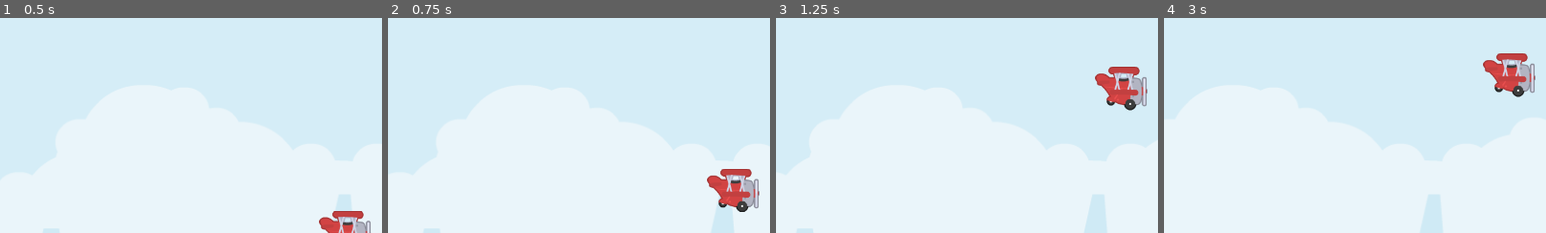
Above: before the commit, frames 1-4 (left to right).
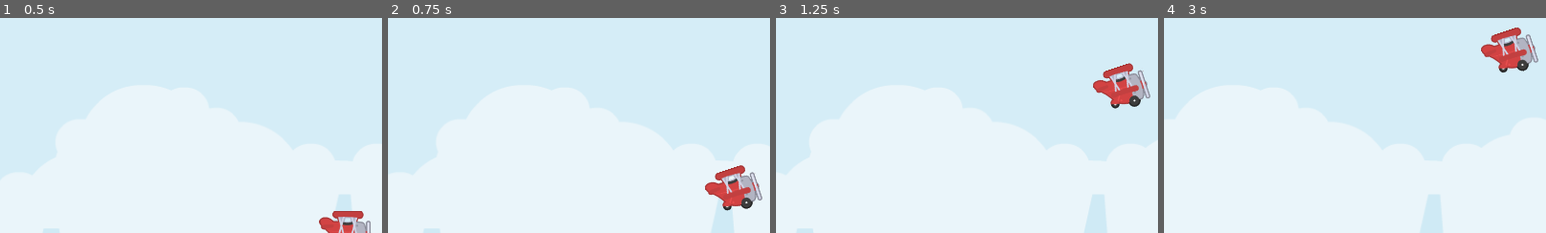
Above: after the commit, the same moments.

Repository: kjerosky/tappy-plane
Game: Godot game, scene res://scenes/game.tscn
Same seed, same stepped clock (60 frames per second), same inputs: the game is played once before the commit and once after it.
Inputs:
- Up to frame 1 (0.5 s): no input
- Up to frame 2 (0.75 s): tap Space (flap) at 0.6 s
- Up to frame 3 (1.25 s): tap Space (flap) at 0.77, 1.07 s
- Up to frame 4 (3 s): tap Space (flap) at 1.35, 1.52, 1.82, 2.1, 2.85 s
The pictures show only the part of the screen within x 5-55%, y 0-50%; the shares and areas given below are measured in that part.

Frame 1 is identical in both runs. In frame 2, 1.4% of the frame differs, in the area x 83-98%, y 68-91%; in frame 3, 1.4%; in frame 4, 3.1%, in the area x 83-98%, y 4-37%.

Commit message:
Add player rotation and fix parallax layers

Diff:
--- a/scenes/game.tscn
+++ b/scenes/game.tscn
@@ -31,117 +31,119 @@
 [node name="Game" type="Node2D" node_paths=PackedStringArray("parallax_background", "player")]
 script = ExtResource("1_6stcu")
 parallax_background = NodePath("ParallaxBackground")
-player = NodePath("ParallaxBackground/Main/Player")
+player = NodePath("ParallaxBackground/PlayerLayer/Player")
 
 [node name="ParallaxBackground" type="ParallaxBackground" parent="."]
 
-[node name="BackgroundScenery" type="ParallaxLayer" parent="ParallaxBackground"]
+[node name="BackgroundLayer" type="ParallaxLayer" parent="ParallaxBackground"]
 motion_scale = Vector2(0.333, 0.333)
 motion_mirroring = Vector2(1295, 2.08165e-12)
 
-[node name="DistantMountains" type="Sprite2D" parent="ParallaxBackground/BackgroundScenery"]
+[node name="DistantMountains" type="Sprite2D" parent="ParallaxBackground/BackgroundLayer"]
 position = Vector2(640, 344)
 scale = Vector2(1.62292, 1.62292)
 texture = ExtResource("1_ejyhv")
 
-[node name="Main" type="ParallaxLayer" parent="ParallaxBackground"]
+[node name="ObstacleLayer" type="ParallaxLayer" parent="ParallaxBackground"]
+
+[node name="PlayerLayer" type="ParallaxLayer" parent="ParallaxBackground"]
 motion_scale = Vector2(2.08165e-12, 2.08165e-12)
 
-[node name="Player" parent="ParallaxBackground/Main" instance=ExtResource("3_48fvs")]
+[node name="Player" parent="ParallaxBackground/PlayerLayer" instance=ExtResource("3_48fvs")]
 position = Vector2(640, 360)
 
-[node name="ForegroundScenery" type="ParallaxLayer" parent="ParallaxBackground"]
+[node name="ForegroundLayer" type="ParallaxLayer" parent="ParallaxBackground"]
 motion_mirroring = Vector2(1616, 2.08165e-12)
 
-[node name="Ground" type="Sprite2D" parent="ParallaxBackground/ForegroundScenery"]
+[node name="Ground" type="Sprite2D" parent="ParallaxBackground/ForegroundLayer"]
 position = Vector2(400, 687)
 texture = ExtResource("3_gw5ov")
 
-[node name="Area2D1" type="Area2D" parent="ParallaxBackground/ForegroundScenery/Ground"]
+[node name="Area2D1" type="Area2D" parent="ParallaxBackground/ForegroundLayer/Ground"]
 
-[node name="CollisionShape2D" type="CollisionShape2D" parent="ParallaxBackground/ForegroundScenery/Ground/Area2D1"]
+[node name="CollisionShape2D" type="CollisionShape2D" parent="ParallaxBackground/ForegroundLayer/Ground/Area2D1"]
 position = Vector2(0, 28.375)
 shape = SubResource("RectangleShape2D_leino")
 
-[node name="Area2D2" type="Area2D" parent="ParallaxBackground/ForegroundScenery/Ground"]
+[node name="Area2D2" type="Area2D" parent="ParallaxBackground/ForegroundLayer/Ground"]
 
-[node name="CollisionShape2D" type="CollisionShape2D" parent="ParallaxBackground/ForegroundScenery/Ground/Area2D2"]
+[node name="CollisionShape2D" type="CollisionShape2D" parent="ParallaxBackground/ForegroundLayer/Ground/Area2D2"]
 position = Vector2(-170.75, 13.75)
 shape = SubResource("RectangleShape2D_ofrkm")
 
-[node name="Area2D3" type="Area2D" parent="ParallaxBackground/ForegroundScenery/Ground"]
+[node name="Area2D3" type="Area2D" parent="ParallaxBackground/ForegroundLayer/Ground"]
 
-[node name="CollisionShape2D" type="CollisionShape2D" parent="ParallaxBackground/ForegroundScenery/Ground/Area2D3"]
+[node name="CollisionShape2D" type="CollisionShape2D" parent="ParallaxBackground/ForegroundLayer/Ground/Area2D3"]
 position = Vector2(298, 9.375)
 shape = SubResource("RectangleShape2D_440ui")
 
-[node name="Area2D4" type="Area2D" parent="ParallaxBackground/ForegroundScenery/Ground"]
+[node name="Area2D4" type="Area2D" parent="ParallaxBackground/ForegroundLayer/Ground"]
 
-[node name="CollisionShape2D" type="CollisionShape2D" parent="ParallaxBackground/ForegroundScenery/Ground/Area2D4"]
+[node name="CollisionShape2D" type="CollisionShape2D" parent="ParallaxBackground/ForegroundLayer/Ground/Area2D4"]
 position = Vector2(299, -17.3125)
 shape = SubResource("RectangleShape2D_ysno0")
 
-[node name="Area2D5" type="Area2D" parent="ParallaxBackground/ForegroundScenery/Ground"]
+[node name="Area2D5" type="Area2D" parent="ParallaxBackground/ForegroundLayer/Ground"]
 
-[node name="CollisionShape2D" type="CollisionShape2D" parent="ParallaxBackground/ForegroundScenery/Ground/Area2D5"]
+[node name="CollisionShape2D" type="CollisionShape2D" parent="ParallaxBackground/ForegroundLayer/Ground/Area2D5"]
 position = Vector2(-196, -8.84375)
 shape = SubResource("RectangleShape2D_hb2qg")
 
-[node name="Area2D6" type="Area2D" parent="ParallaxBackground/ForegroundScenery/Ground"]
+[node name="Area2D6" type="Area2D" parent="ParallaxBackground/ForegroundLayer/Ground"]
 
-[node name="CollisionShape2D" type="CollisionShape2D" parent="ParallaxBackground/ForegroundScenery/Ground/Area2D6"]
+[node name="CollisionShape2D" type="CollisionShape2D" parent="ParallaxBackground/ForegroundLayer/Ground/Area2D6"]
 position = Vector2(-47.5, 0.921875)
 shape = SubResource("RectangleShape2D_ywnwn")
 
-[node name="Area2D7" type="Area2D" parent="ParallaxBackground/ForegroundScenery/Ground"]
+[node name="Area2D7" type="Area2D" parent="ParallaxBackground/ForegroundLayer/Ground"]
 
-[node name="CollisionShape2D" type="CollisionShape2D" parent="ParallaxBackground/ForegroundScenery/Ground/Area2D7"]
+[node name="CollisionShape2D" type="CollisionShape2D" parent="ParallaxBackground/ForegroundLayer/Ground/Area2D7"]
 position = Vector2(1.75, -13)
 shape = SubResource("RectangleShape2D_j2hrp")
 
-[node name="Ground2" type="Sprite2D" parent="ParallaxBackground/ForegroundScenery"]
+[node name="Ground2" type="Sprite2D" parent="ParallaxBackground/ForegroundLayer"]
 position = Vector2(1208, 687)
 texture = ExtResource("3_gw5ov")
 
-[node name="Area2D1" type="Area2D" parent="ParallaxBackground/ForegroundScenery/Ground2"]
+[node name="Area2D1" type="Area2D" parent="ParallaxBackground/ForegroundLayer/Ground2"]
 
-[node name="CollisionShape2D" type="CollisionShape2D" parent="ParallaxBackground/ForegroundScenery/Ground2/Area2D1"]
+[node name="CollisionShape2D" type="CollisionShape2D" parent="ParallaxBackground/ForegroundLayer/Ground2/Area2D1"]
 position = Vector2(0, 28.375)
 shape = SubResource("RectangleShape2D_leino")
 
-[node name="Area2D2" type="Area2D" parent="ParallaxBackground/ForegroundScenery/Ground2"]
+[node name="Area2D2" type="Area2D" parent="ParallaxBackground/ForegroundLayer/Ground2"]
 
-[node name="CollisionShape2D" type="CollisionShape2D" parent="ParallaxBackground/ForegroundScenery/Ground2/Area2D2"]
+[node name="CollisionShape2D" type="CollisionShape2D" parent="ParallaxBackground/ForegroundLayer/Ground2/Area2D2"]
 position = Vector2(-170.75, 13.75)
 shape = SubResource("RectangleShape2D_ofrkm")
 
-[node name="Area2D3" type="Area2D" parent="ParallaxBackground/ForegroundScenery/Ground2"]
+[node name="Area2D3" type="Area2D" parent="ParallaxBackground/ForegroundLayer/Ground2"]
 
-[node name="CollisionShape2D" type="CollisionShape2D" parent="ParallaxBackground/ForegroundScenery/Ground2/Area2D3"]
+[node name="CollisionShape2D" type="CollisionShape2D" parent="ParallaxBackground/ForegroundLayer/Ground2/Area2D3"]
 position = Vector2(298, 9.375)
 shape = SubResource("RectangleShape2D_440ui")
 
-[node name="Area2D4" type="Area2D" parent="ParallaxBackground/ForegroundScenery/Ground2"]
+[node name="Area2D4" type="Area2D" parent="ParallaxBackground/ForegroundLayer/Ground2"]
 
-[node name="CollisionShape2D" type="CollisionShape2D" parent="ParallaxBackground/ForegroundScenery/Ground2/Area2D4"]
+[node name="CollisionShape2D" type="CollisionShape2D" parent="ParallaxBackground/ForegroundLayer/Ground2/Area2D4"]
 position = Vector2(299, -17.3125)
 shape = SubResource("RectangleShape2D_ysno0")
 
-[node name="Area2D5" type="Area2D" parent="ParallaxBackground/ForegroundScenery/Ground2"]
+[node name="Area2D5" type="Area2D" parent="ParallaxBackground/ForegroundLayer/Ground2"]
 
-[node name="CollisionShape2D" type="CollisionShape2D" parent="ParallaxBackground/ForegroundScenery/Ground2/Area2D5"]
+[node name="CollisionShape2D" type="CollisionShape2D" parent="ParallaxBackground/ForegroundLayer/Ground2/Area2D5"]
 position = Vector2(-196, -8.84375)
 shape = SubResource("RectangleShape2D_hb2qg")
 
-[node name="Area2D6" type="Area2D" parent="ParallaxBackground/ForegroundScenery/Ground2"]
+[node name="Area2D6" type="Area2D" parent="ParallaxBackground/ForegroundLayer/Ground2"]
 
-[node name="CollisionShape2D" type="CollisionShape2D" parent="ParallaxBackground/ForegroundScenery/Ground2/Area2D6"]
+[node name="CollisionShape2D" type="CollisionShape2D" parent="ParallaxBackground/ForegroundLayer/Ground2/Area2D6"]
 position = Vector2(-47.5, 0.921875)
 shape = SubResource("RectangleShape2D_ywnwn")
 
-[node name="Area2D7" type="Area2D" parent="ParallaxBackground/ForegroundScenery/Ground2"]
+[node name="Area2D7" type="Area2D" parent="ParallaxBackground/ForegroundLayer/Ground2"]
 
-[node name="CollisionShape2D" type="CollisionShape2D" parent="ParallaxBackground/ForegroundScenery/Ground2/Area2D7"]
+[node name="CollisionShape2D" type="CollisionShape2D" parent="ParallaxBackground/ForegroundLayer/Ground2/Area2D7"]
 position = Vector2(1.75, -13)
 shape = SubResource("RectangleShape2D_j2hrp")
 
@@ -151,18 +153,18 @@
 position = Vector2(0, 726)
 shape = SubResource("WorldBoundaryShape2D_td7pl")
 
-[connection signal="body_entered" from="ParallaxBackground/ForegroundScenery/Ground/Area2D1" to="." method="_on_player_collided"]
-[connection signal="body_entered" from="ParallaxBackground/ForegroundScenery/Ground/Area2D2" to="." method="_on_player_collided"]
-[connection signal="body_entered" from="ParallaxBackground/ForegroundScenery/Ground/Area2D3" to="." method="_on_player_collided"]
-[connection signal="body_entered" from="ParallaxBackground/ForegroundScenery/Ground/Area2D4" to="." method="_on_player_collided"]
-[connection signal="body_entered" from="ParallaxBackground/ForegroundScenery/Ground/Area2D5" to="." method="_on_player_collided"]
-[connection signal="body_entered" from="ParallaxBackground/ForegroundScenery/Ground/Area2D6" to="." method="_on_player_collided"]
-[connection signal="body_entered" from="ParallaxBackground/ForegroundScenery/Ground/Area2D7" to="." method="_on_player_collided"]
-[connection signal="body_entered" from="ParallaxBackground/ForegroundScenery/Ground2/Area2D1" to="." method="_on_player_collided"]
-[connection signal="body_entered" from="ParallaxBackground/ForegroundScenery/Ground2/Area2D2" to="." method="_on_player_collided"]
-[connection signal="body_entered" from="ParallaxBackground/ForegroundScenery/Ground2/Area2D3" to="." method="_on_player_collided"]
-[connection signal="body_entered" from="ParallaxBackground/ForegroundScenery/Ground2/Area2D4" to="." method="_on_player_collided"]
-[connection signal="body_entered" from="ParallaxBackground/ForegroundScenery/Ground2/Area2D5" to="." method="_on_player_collided"]
-[connection signal="body_entered" from="ParallaxBackground/ForegroundScenery/Ground2/Area2D6" to="." method="_on_player_collided"]
-[connection signal="body_entered" from="ParallaxBackground/ForegroundScenery/Ground2/Area2D7" to="." method="_on_player_collided"]
+[connection signal="body_entered" from="ParallaxBackground/ForegroundLayer/Ground/Area2D1" to="." method="_on_player_collided"]
+[connection signal="body_entered" from="ParallaxBackground/ForegroundLayer/Ground/Area2D2" to="." method="_on_player_collided"]
+[connection signal="body_entered" from="ParallaxBackground/ForegroundLayer/Ground/Area2D3" to="." method="_on_player_collided"]
+[connection signal="body_entered" from="ParallaxBackground/ForegroundLayer/Ground/Area2D4" to="." method="_on_player_collided"]
+[connection signal="body_entered" from="ParallaxBackground/ForegroundLayer/Ground/Area2D5" to="." method="_on_player_collided"]
+[connection signal="body_entered" from="ParallaxBackground/ForegroundLayer/Ground/Area2D6" to="." method="_on_player_collided"]
+[connection signal="body_entered" from="ParallaxBackground/ForegroundLayer/Ground/Area2D7" to="." method="_on_player_collided"]
+[connection signal="body_entered" from="ParallaxBackground/ForegroundLayer/Ground2/Area2D1" to="." method="_on_player_collided"]
+[connection signal="body_entered" from="ParallaxBackground/ForegroundLayer/Ground2/Area2D2" to="." method="_on_player_collided"]
+[connection signal="body_entered" from="ParallaxBackground/ForegroundLayer/Ground2/Area2D3" to="." method="_on_player_collided"]
+[connection signal="body_entered" from="ParallaxBackground/ForegroundLayer/Ground2/Area2D4" to="." method="_on_player_collided"]
+[connection signal="body_entered" from="ParallaxBackground/ForegroundLayer/Ground2/Area2D5" to="." method="_on_player_collided"]
+[connection signal="body_entered" from="ParallaxBackground/ForegroundLayer/Ground2/Area2D6" to="." method="_on_player_collided"]
+[connection signal="body_entered" from="ParallaxBackground/ForegroundLayer/Ground2/Area2D7" to="." method="_on_player_collided"]
 [connection signal="body_entered" from="KillPlane" to="." method="_on_player_collided"]
--- a/scenes/player.tscn
+++ b/scenes/player.tscn
@@ -42,7 +42,7 @@
 position = Vector2(0, -1)
 sprite_frames = SubResource("SpriteFrames_lvug7")
 autoplay = "default"
-frame_progress = 0.82002
+frame_progress = 0.62284
 
 [node name="Collider" type="CollisionShape2D" parent="."]
 position = Vector2(3.5, -5.5)
--- a/scripts/player.gd
+++ b/scripts/player.gd
@@ -1,6 +1,6 @@
 class_name Player extends CharacterBody2D
 
-const JUMP_VELOCITY = -700.0
+const JUMP_VELOCITY = 700.0
 
 var gravity = ProjectSettings.get_setting("physics/2d/default_gravity")
 
@@ -23,10 +23,19 @@
 
 	if state == PlayerState.PLAYING:
 		velocity.y += gravity * delta
+		velocity.y = minf(velocity.y, JUMP_VELOCITY * 1.5)
+
+		var look_direction := Vector2.RIGHT
+		if velocity.y < 0:
+			look_direction.y = -0.333
+		else:
+			look_direction.y = velocity.y / JUMP_VELOCITY
+
+		look_at(position + look_direction)
 
 	if Input.is_action_just_pressed("flap"):
 		state = PlayerState.PLAYING
-		velocity.y = JUMP_VELOCITY
+		velocity.y = -JUMP_VELOCITY
 
 	move_and_slide()
 
